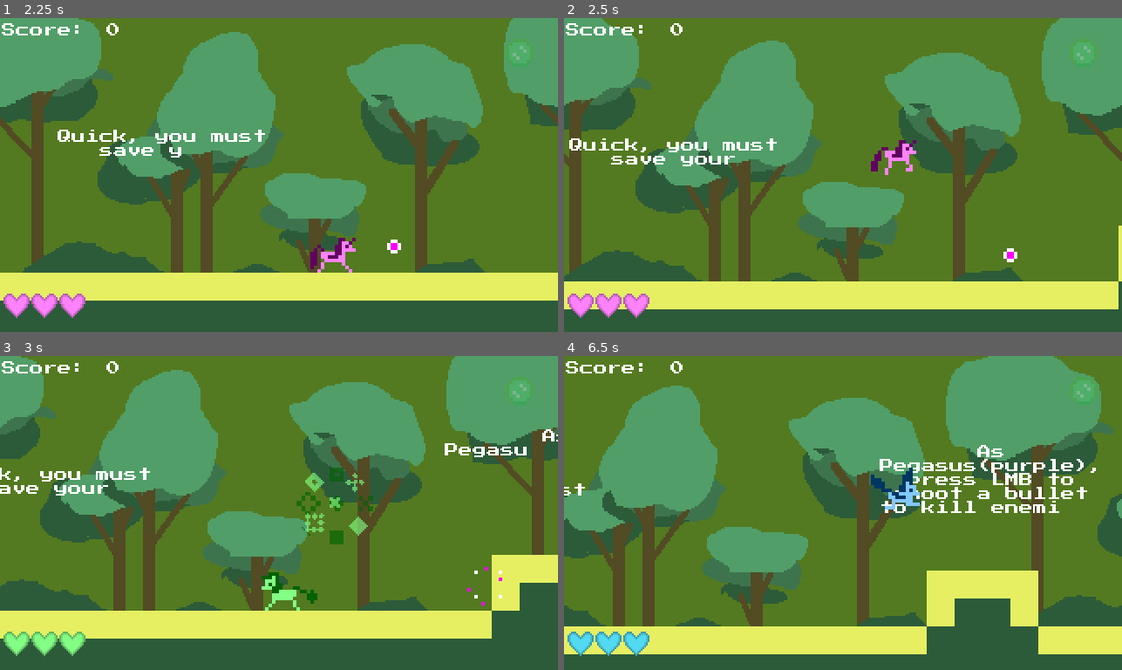
Above: before the commit, frames 1-4 (two rows, left to right).
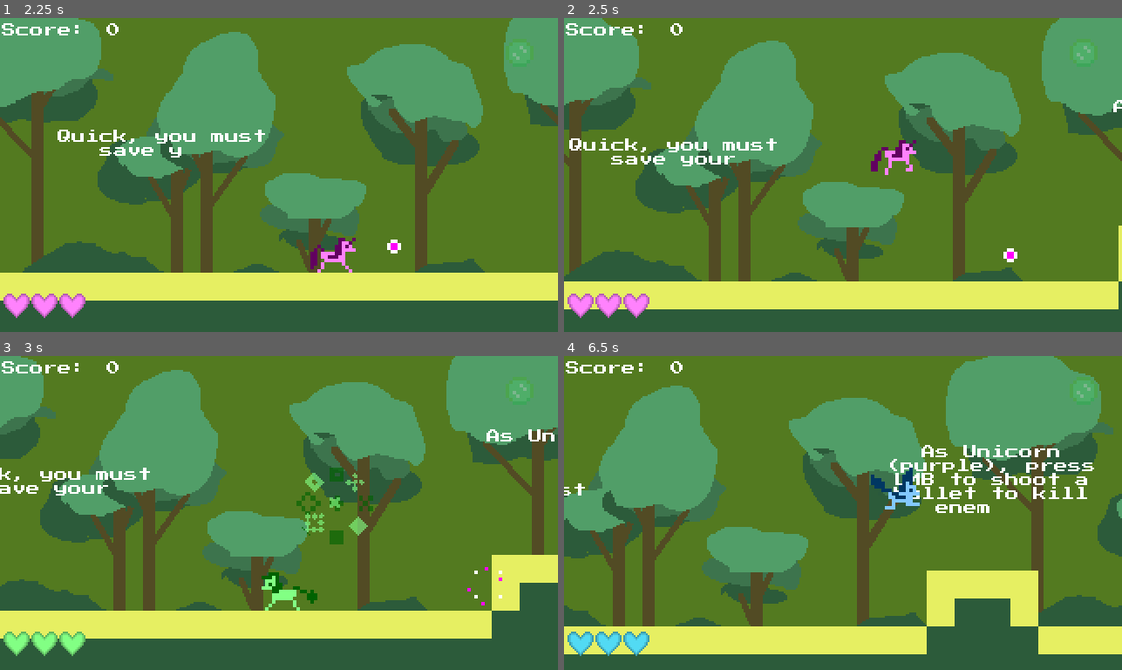
Above: after the commit, the same moments.

Repository: 100-Devs-1-Game/8bitPony
Game: Godot game, scene res://Scenes/Rooms/main_menu.tscn
Two runs of this game, one before a commit and one after it. Both use one fixed random seed, a clock stepped at 60 frames per second and the inputs below. Sound files missing from this copy of the repository are replaced by a short silence.
Inputs (mouse positions are in pixels of both pictures, inside the frame that each line leads up to):
- Up to frame 1 (2.25 s): click "Start Game" at 0.5 s; tap E (Interact) at 1.25, 2 s; move the mouse to (306, 181) at 1.27 s; hold Space (Jump) 1.28-2.03 s; hold D (Right) from 1.28 s (still down); move the mouse to (167, 190) at 2.02 s; click (167, 190) at 2.1 s
- Up to frame 2 (2.5 s): keep holding D (Right); tap Space (Jump) at 2.27, 2.3 s
- Up to frame 3 (3 s): tap Space (Jump) at 2.57 s; tap E (Interact) at 2.75 s; move the mouse to (334, 443) at 2.77 s; release D (Right) at 2.78 s; hold A (Left) from 2.78 s (still down); hold Right mouse button (ChangePony) from 2.78 s (still down)
- Up to frame 4 (6.5 s): tap Space (Jump) at 3.05, 3.77, 3.8, 4.07, 5.27, 5.3, 5.57, 6.05 s; tap E (Interact) at 3.5, 3.6, 4.25, 5 s; move the mouse to (815, 575) at 3.52 s; release A (Left) at 3.53 s; release Right mouse button (ChangePony) at 3.53 s; hold D (Right) 3.53-5.03 s; move the mouse to (1010, 560) at 4.27 s; hold Space (Jump) 4.28-5.03 s; move the mouse to (982, 481) at 5.02 s; hold A (Left) 5.03-5.78 s; click (982, 481) at 5.1 s; move the mouse to (870, 513) at 5.77 s; hold D (Right) from 5.78 s (still down); hold Right mouse button (ChangePony) from 5.78 s (still down)

Frame 1 is identical in both runs. In frame 2, less than 0.1% of the frame differs, in the area x 98-100%, y 26-30%; in frame 3, 0.4%; in frame 4, 2.2%, in the area x 56-96%, y 28-50%.

Commit message:
Fix tutorial texts : wrong pony name and missing dots

Diff:
--- a/src/Scenes/Rooms/level_1_forest.tscn
+++ b/src/Scenes/Rooms/level_1_forest.tscn
@@ -146,13 +146,14 @@
 offset_top = 156.0
 offset_right = 215.0
 offset_bottom = 216.0
+text = "As Unicorn (purple), press LMB to shoot a bullet to kill enemies."
 
 [node name="Note9" parent="Labels" index="1" instance=ExtResource("5_kt8kq")]
 offset_left = -65.0
 offset_top = 167.0
 offset_right = 69.0
 offset_bottom = 227.0
-text = "Quick, you must save your friends.  They were kidnapped by  [color=red][wave amp=8]DISCORD"
+text = "Quick, you must save your friends. They were kidnapped by [color=red][wave amp=8]DISCORD[color=white][wave amp=-8]."
 
 [node name="Note8" parent="Labels" index="2" instance=ExtResource("5_kt8kq")]
 offset_left = 317.0
@@ -166,42 +167,42 @@
 offset_top = 175.0
 offset_right = 356.0
 offset_bottom = 215.0
-text = "You must collect all the shards to defeat [color=red][wave amp=8]DISCORD"
+text = "You must collect all the shards to defeat [color=red][wave amp=8]DISCORD[color=white][wave amp=-8]."
 
 [node name="Note3" parent="Labels" index="4" instance=ExtResource("5_kt8kq")]
 offset_left = 547.0
 offset_top = 168.0
 offset_right = 680.0
 offset_bottom = 208.0
-text = "As Earth(green), jump then use LMB to stomp on this mushroom"
+text = "As Earth Pony (green), jump then use LMB to stomp on this mushroom."
 
 [node name="Note4" parent="Labels" index="5" instance=ExtResource("5_kt8kq")]
 offset_left = 417.0
 offset_top = 170.0
 offset_right = 550.0
 offset_bottom = 210.0
-text = "As Earth(green),  use LMB to break this wall"
+text = "As Earth Pony (green), use LMB to break this wall."
 
 [node name="Note5" parent="Labels" index="6" instance=ExtResource("5_kt8kq")]
 offset_left = 924.0
 offset_top = 176.0
 offset_right = 1057.0
 offset_bottom = 216.0
-text = "Only Pegasus(blue), can ride cloud platforms."
+text = "Only Pegasus (blue), can ride cloud platforms."
 
 [node name="Note6" parent="Labels" index="7" instance=ExtResource("5_kt8kq")]
 offset_left = 1040.0
 offset_top = 49.0
 offset_right = 1173.0
 offset_bottom = 89.0
-text = "Pegasus(blue), can also glide. Jump and HOLD LMB to glide far."
+text = "Pegasus (blue), can also glide. Jump and HOLD LMB to glide far."
 
 [node name="Note7" parent="Labels" index="8" instance=ExtResource("5_kt8kq")]
 offset_left = 1276.0
 offset_top = 166.0
 offset_right = 1419.0
 offset_bottom = 206.0
-text = "You have learned all skills. Now go save your friends and defeat [color=red][wave amp=8]DISCORD"
+text = "You have learned all skills. Now go save your friends and defeat [color=red][wave amp=8]DISCORD[color=white][wave amp=-8]."
 
 [node name="Note10" parent="Labels" index="9" instance=ExtResource("5_kt8kq")]
 offset_left = 2177.0
